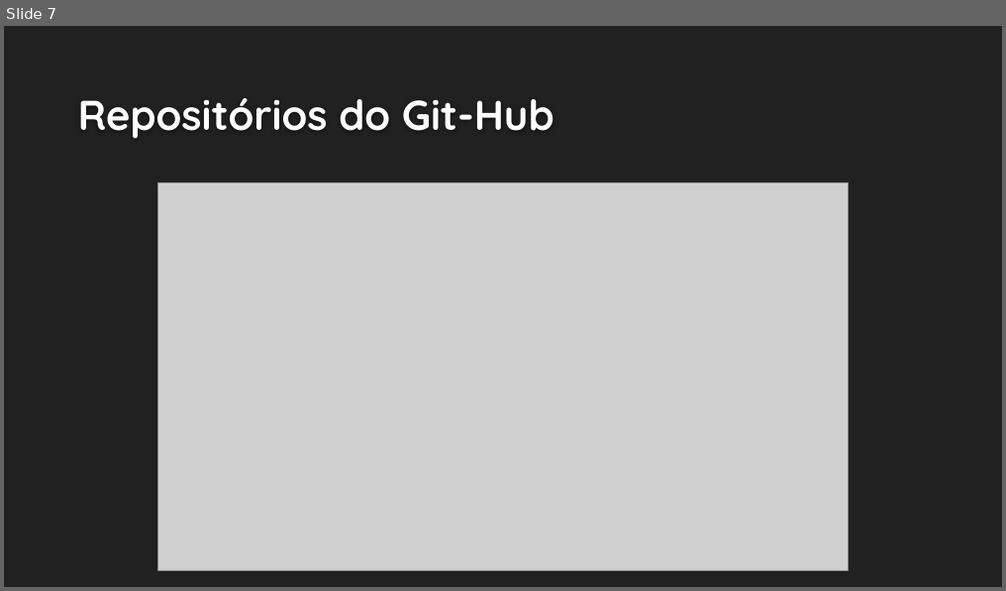
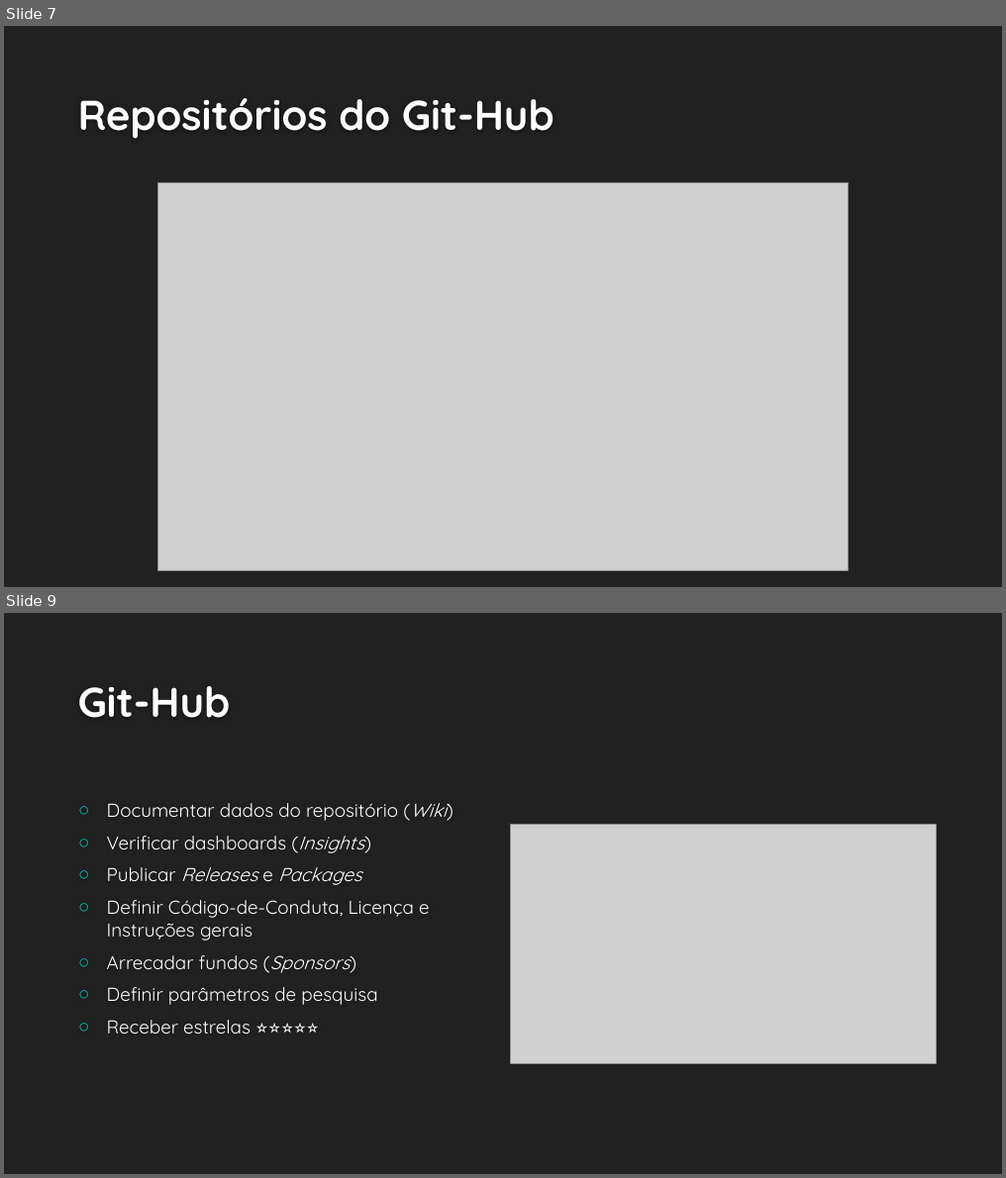
Before and after one commit to RecodeJr/GitHub-Professional, a slide deck: Git-GitHub/Git & Git-Hub – Aprimorando o conhecimento.pptx. Shown one above the other, each under a label of ours: slide 7 before the commit, slides 7 and 9 after it; the slides between them are not shown. The pictures are 1006x591 and 1006x1178 pixels, drawn with LibreOffice and Linux fonts; fonts in the diff are those of the drawing; grey boxes stand for pictures; background and template pictures are left out. Boxes give left, top, right and bottom in pixels: in the first picture for what was removed or moved away, otherwise in the second. Text is boxed around its words. In the diff, an @@ line names an element or a change of style, - is before the commit and + after.

```diff
--- a/Git-GitHub/Git & Git-Hub – Aprimorando o conhecimento.pptx
+++ b/Git-GitHub/Git & Git-Hub – Aprimorando o conhecimento.pptx
@@ slide 9 added at [4,613,1002,1174], background #212121 @@
@@ title added at [78,686,231,718], 40 pt, text #FEFEFE, bold @@
+Git-Hub
@@ text added at [107,803,446,1034], 18 pt, text #FFFFFF @@
+○ Documentar dados do repositório (Wiki)
+○ Verificar dashboards (Insights)
+○ Publicar Releases e Packages
+○ Definir Código-de-Conduta, Licença e Instruções gerais
+○ Arrecadar fundos (Sponsors)
+○ Definir parâmetros de pesquisa
+○ Receber estrelas ⭐⭐⭐⭐⭐
@@ picture added at [511,824,936,1063] @@
```
Also in this commit, not shown: 4 slides changed, 3 other slides added.
